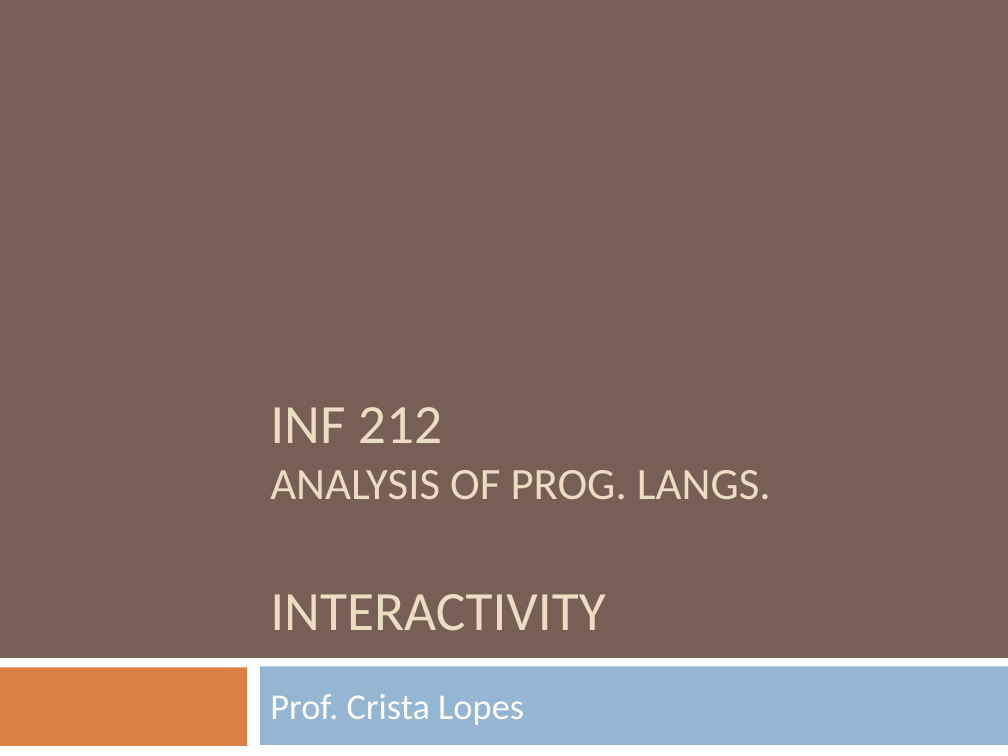
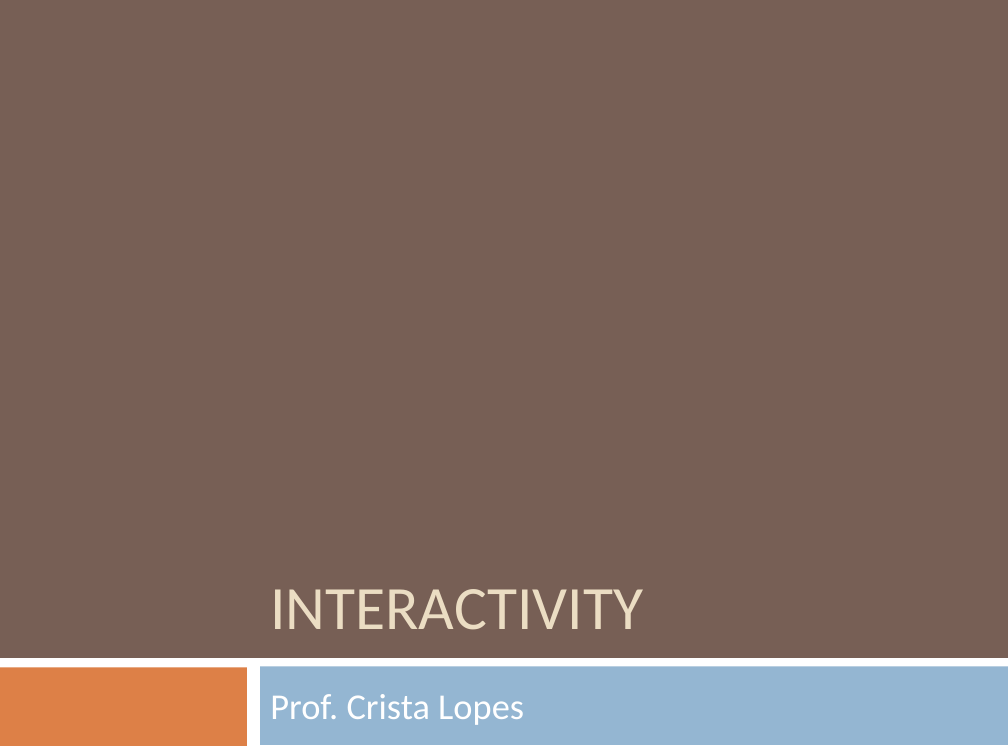
Before and after one commit to crista/EPS-slides, a slide deck: slide 1 of EPS-Interactivity.pptx. Drawn at 1008x756 pixels with LibreOffice and Linux fonts; fonts in the diff are those of the drawing. Boxes give left, top, right and bottom in pixels: in the first picture for what was removed or moved away, otherwise in the second. Text is boxed around its words. In the diff, an @@ line names an element or a change of style, - is before the commit and + after.

```diff
--- a/EPS-Interactivity.pptx
+++ b/EPS-Interactivity.pptx
@@ title at (270,589,643,630): text changed; size 32 to 44 pt @@
-INF 212
-ANALYSIS OF PROG. LANGS.
-INTERACTIVITY
+INTERACTIVITY
```
Also in this commit, not shown: 2 other files.
